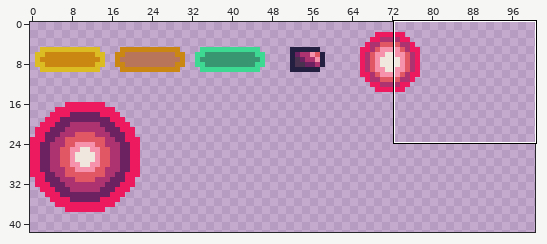
Pixel-art file: android/assets/ase/bullet.ase. Above, an overview of the earlier version with the close-up marked.
Close-up. Old version:
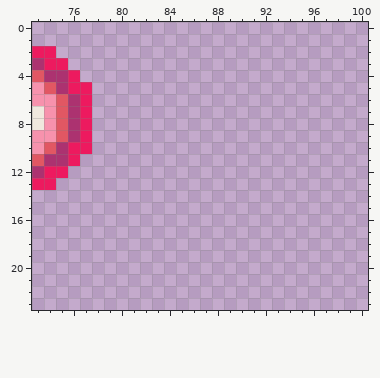
128x128 pixels, 1 frame. Shown: x 73..100, y 0..23. The wide view leaves out empty margins.
Once edited:
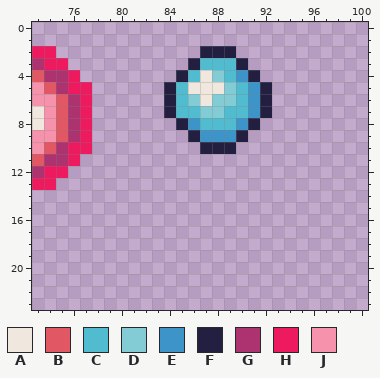
Palette (. is transparent): A #f0e8de  B #e15763  C #51bbd0  D #84ccd5  E #3c94c9  F #221f41  G #ac3270  H #ed1a5f  J #f792ad
Difference:
layer "@bullets/tear" added
Layer "@bullets/tear":
y 2: x 87..89 ... -> FFF
y 3: x 86..90 ..... -> FCCCF
y 4: x 85..91 ....... -> FCADCEF
y 5: x 84..92 ......... -> FCAAADCEF
y 6: x 84..92 ......... -> FCDADDCEF
y 7: x 84..92 ......... -> FCCDDCCEF
y 8: x 85..91 ....... -> FECCCEF
y 9: x 86..90 ..... -> FEEEF
y 10: x 87..89 ... -> FFF
